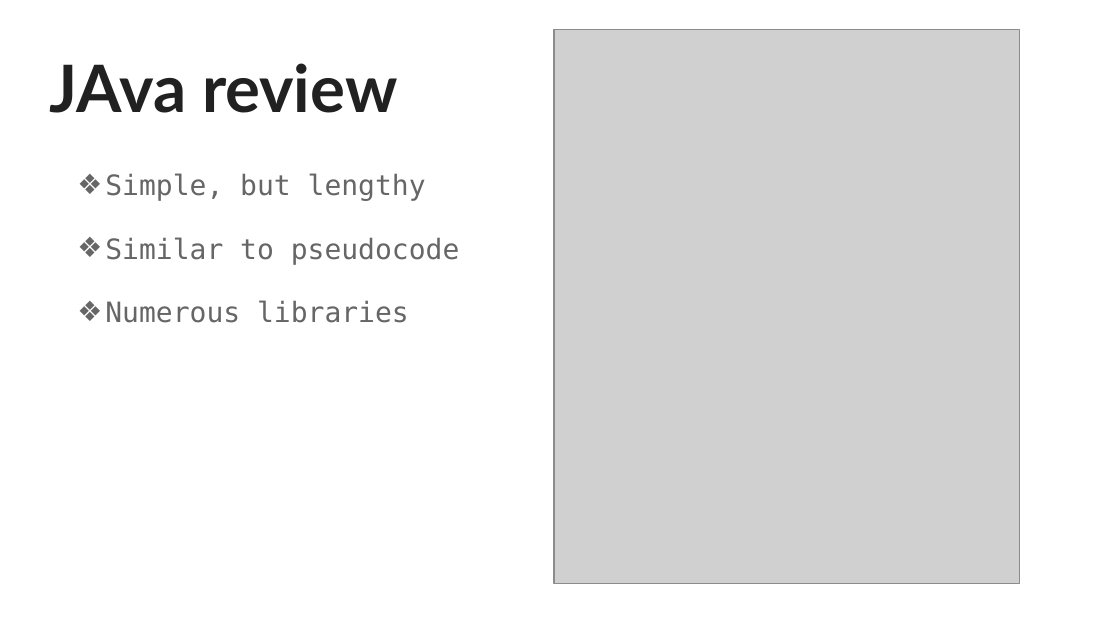
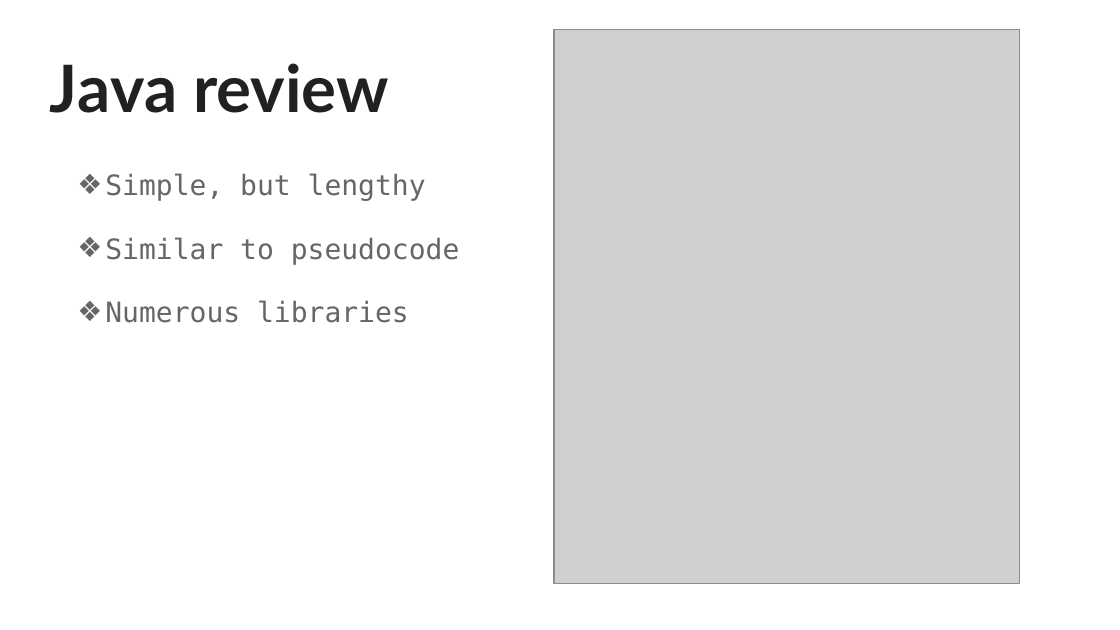
Before and after one commit to aljyu/CMPS-112, a slide deck: slide 4 of CS112.Presentation.pptx. Drawn at 1120x630 pixels with LibreOffice and Linux fonts; fonts in the diff are those of the drawing; grey boxes stand for pictures. Boxes give left, top, right and bottom in pixels: in the first picture for what was removed or moved away, otherwise in the second. Text is boxed around its words. In the diff, an @@ line names an element or a change of style, - is before the commit and + after.

```diff
--- a/CS112.Presentation.pptx
+++ b/CS112.Presentation.pptx
@@ title at (49,63,388,113): text changed @@
-JAva review
+Java review
```
Also in this commit, not shown: 3 other slides changed.
